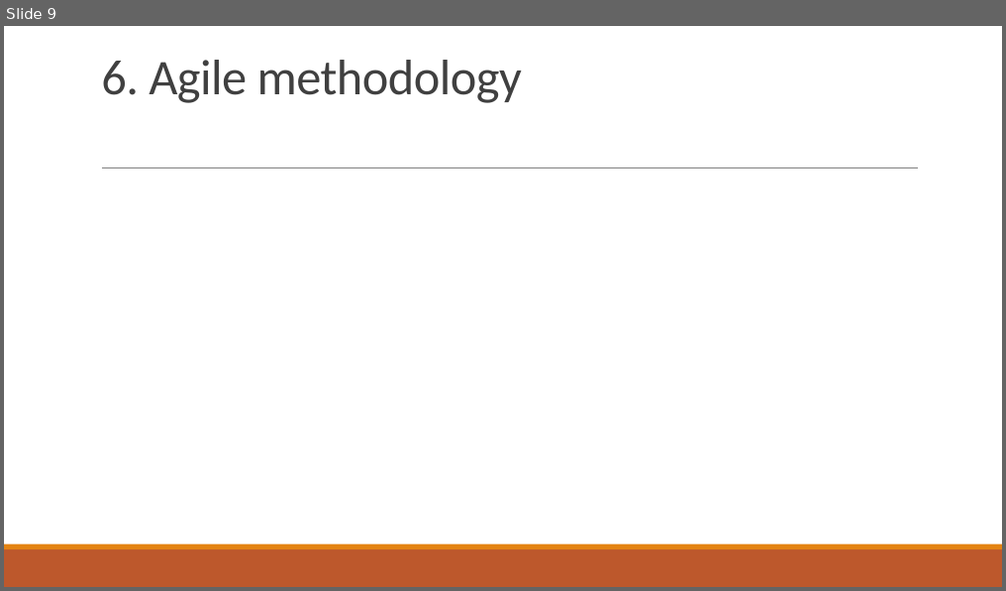
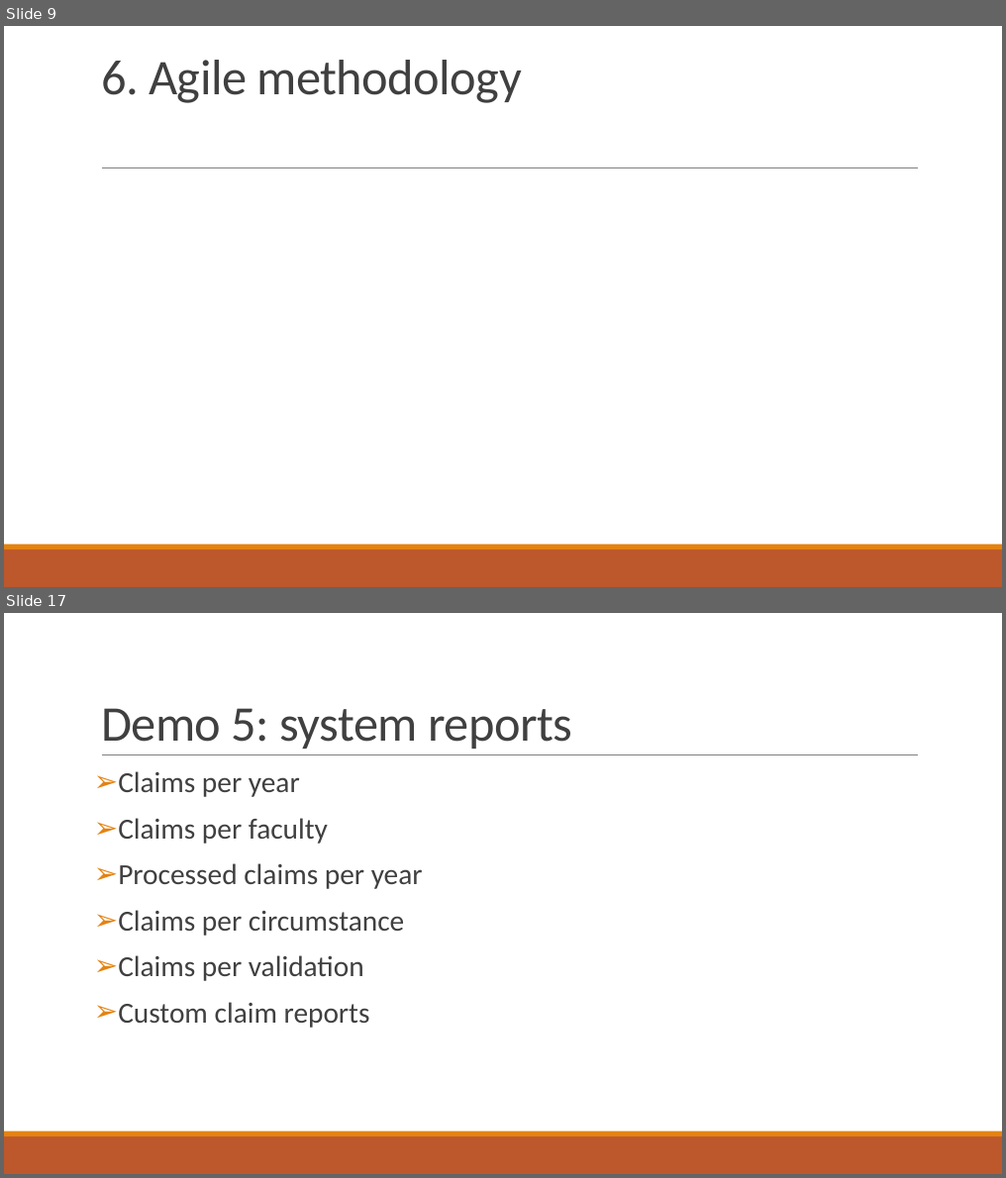
Before and after one commit to kaka-develop/ec-management, a slide deck: documents/Presentation.pptx. Shown one above the other, each under a label of ours: slide 9 before the commit, slides 9 and 17 after it; the slides between them are not shown. The pictures are 1006x591 and 1006x1178 pixels, drawn with LibreOffice and Linux fonts; fonts in the diff are those of the drawing. Boxes give left, top, right and bottom in pixels: in the first picture for what was removed or moved away, otherwise in the second. Text is boxed around its words. In the diff, an @@ line names an element or a change of style, - is before the commit and + after.

Commit message:
add Demo plan (1,2,3,4,5) for presentation

```diff
--- a/documents/Presentation.pptx
+++ b/documents/Presentation.pptx
@@ slide 17 added at (x1=4, y1=613, x2=1002, y2=1174), background #FFFFFF; not listed: 3 template elements that a slide beside it also shows @@
@@ title added at (x1=101, y1=708, x2=572, y2=749), 48 pt, text #404040 @@
+Demo 5: system reports
@@ text added at (x1=118, y1=771, x2=423, y2=1028), 28 pt, text #404040 @@
+➢ Claims per year
+➢ Claims per faculty
+➢ Processed claims per year
+➢ Claims per circumstance
+➢ Claims per validation
+➢ Custom claim reports
```
Also in this commit, not shown: 2 slides changed, 7 other slides added, 1 slide removed, 5 other files.
